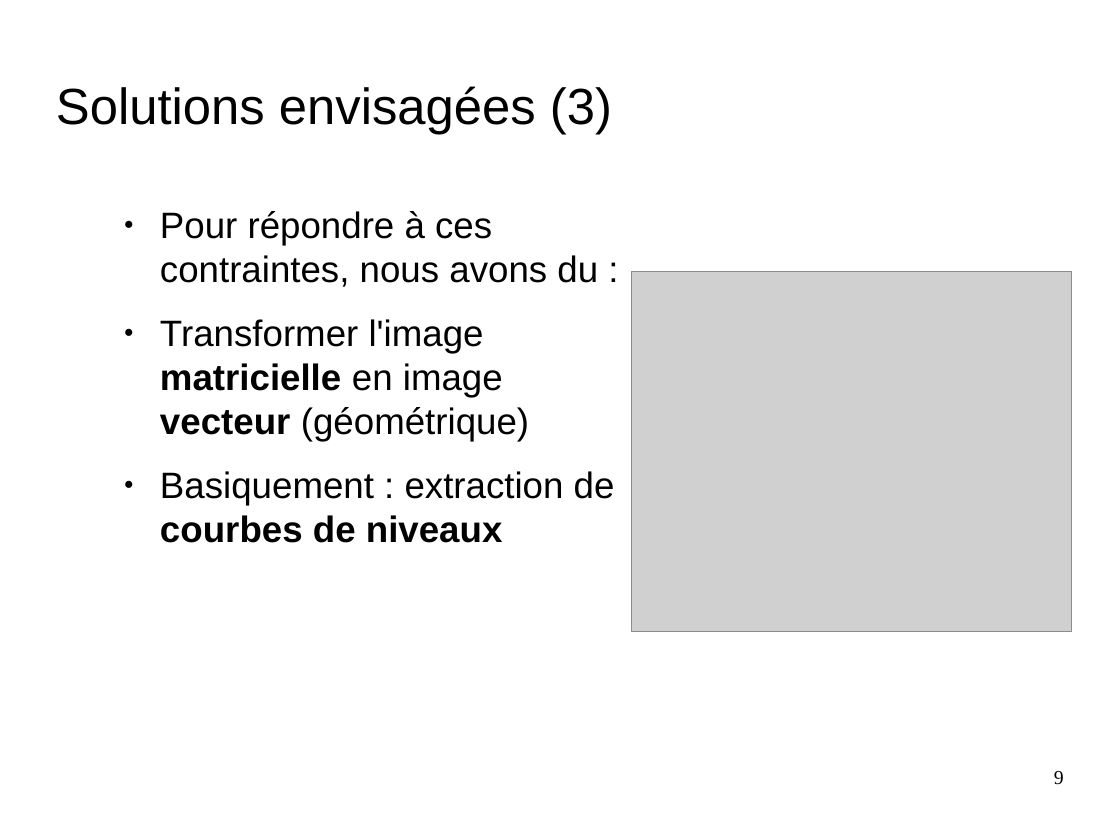
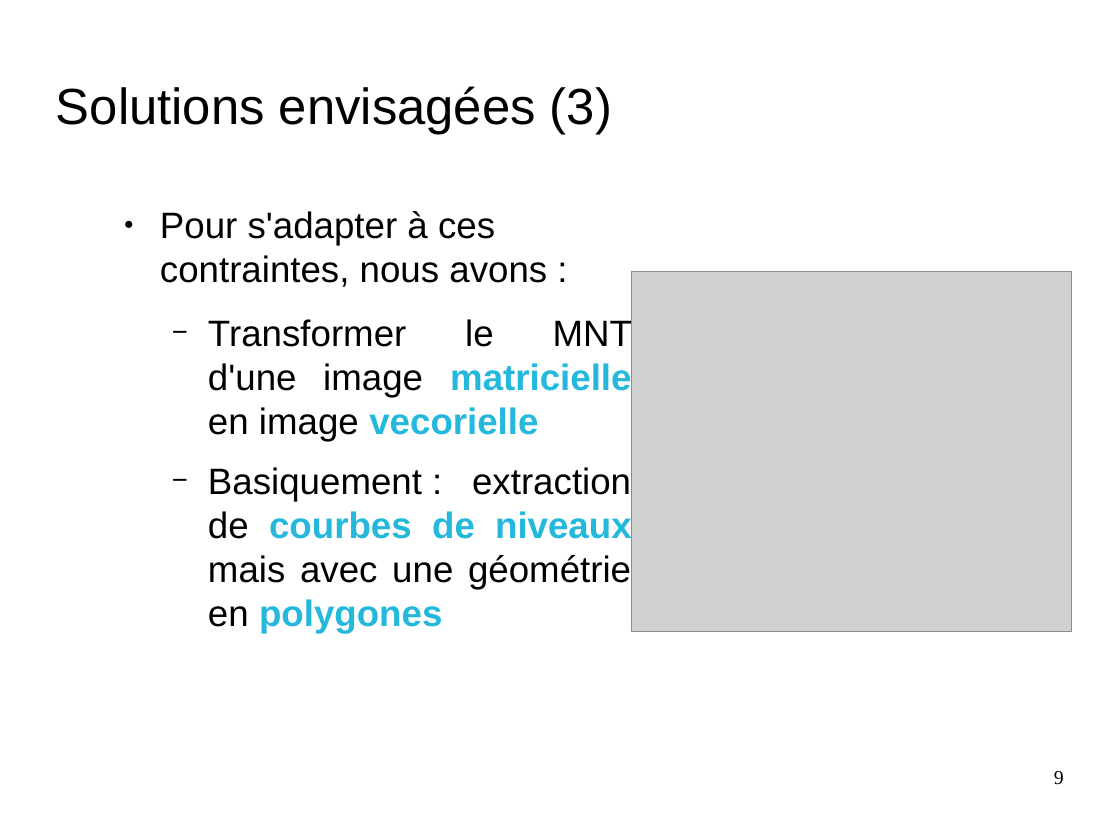
Before and after one commit to nesta7/designProject, a slide deck: slide 9 of Poster_Presentation/presentation_final_demoustication.odp. Drawn at 1120x840 pixels with LibreOffice and Linux fonts; fonts in the diff are those of the drawing; grey boxes stand for pictures; background and template pictures are left out. Boxes give left, top, right and bottom in pixels: in the first picture for what was removed or moved away, otherwise in the second. Text is boxed around its words. In the diff, an @@ line names an element or a change of style, - is before the commit and + after.

```diff
--- a/Poster_Presentation/presentation_final_demoustication.odp
+++ b/Poster_Presentation/presentation_final_demoustication.odp
@@ text at (160, 211, 632, 633): text changed @@
-● Pour répondre à ces contraintes, nous avons du :
-● Transformer l'image matricielle en image vecteur (géométrique)
-● Basiquement : extraction de courbes de niveaux
+● Pour s'adapter à ces contraintes, nous avons :
+  − Transformer le MNT d'une image matricielle en image vecorielle
+  − Basiquement : extraction de courbes de niveaux mais avec une géométrie en polygones
```
Also in this commit, not shown: 4 other slides changed, 2 slides added.
